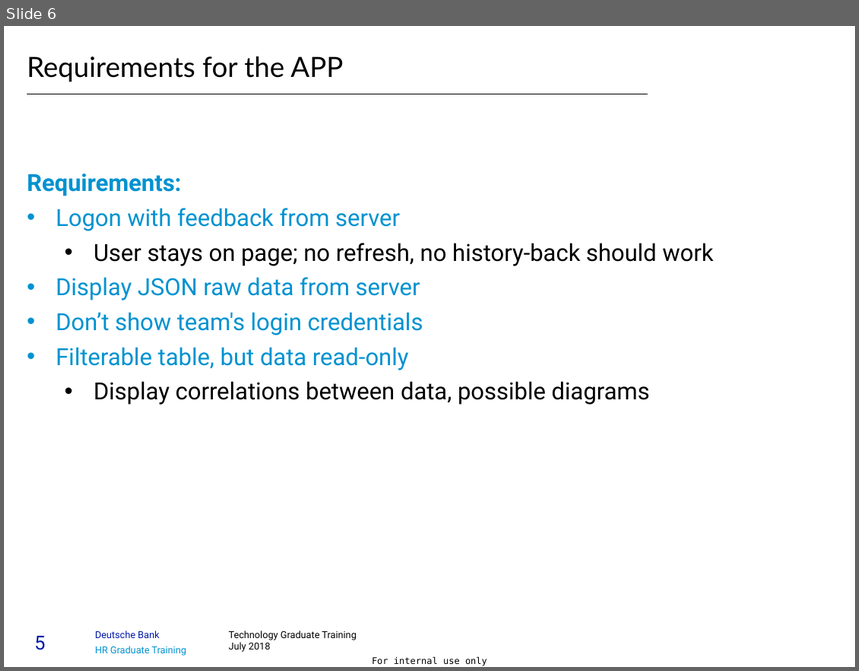
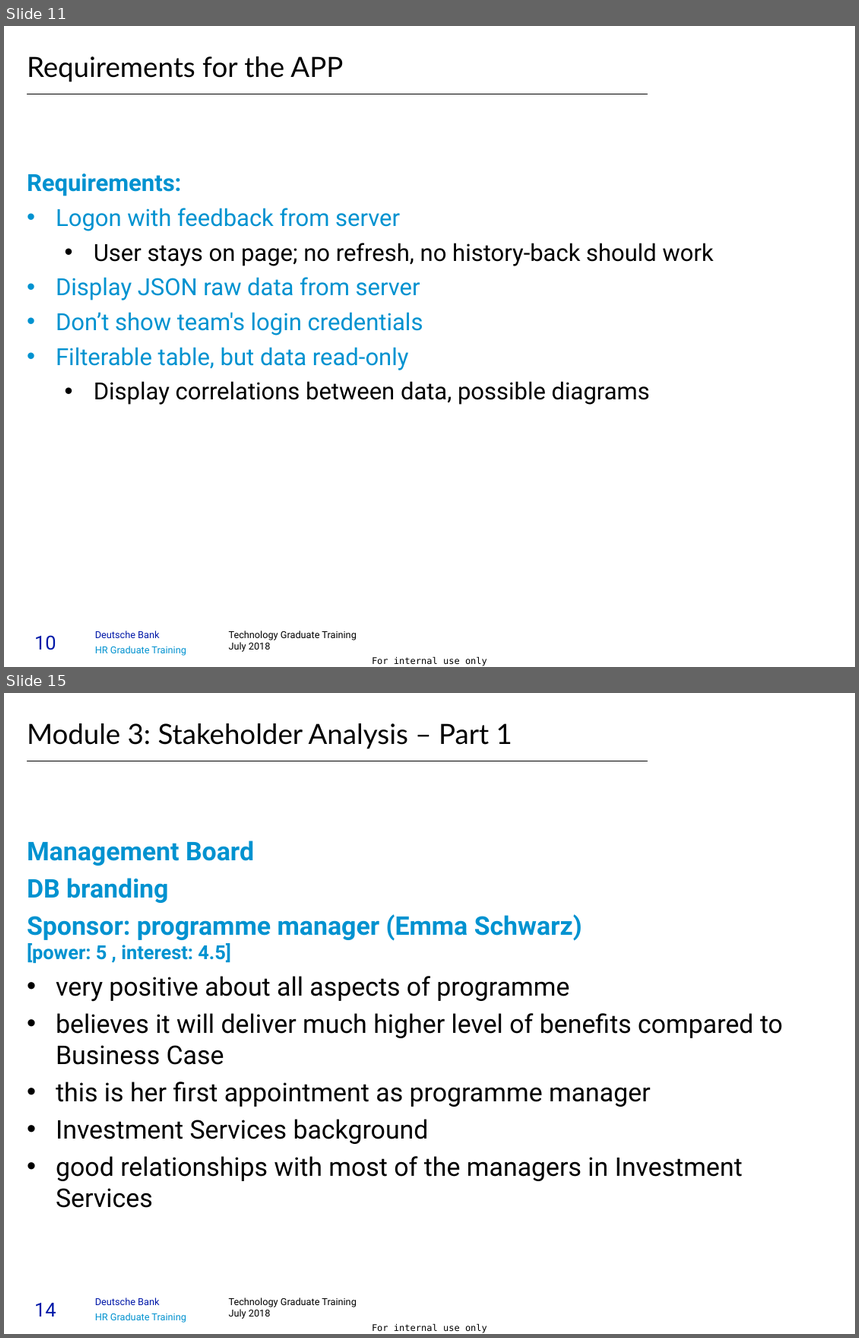
Before and after one commit to timurbaev1996/case_study, a slide deck: business/FinalPresentationGroupC1_1.pptx. Shown one above the other, each under a label of ours: slide 6 before the commit, slides 11 and 15 after it; the slides between them are not shown. The pictures are 859x671 and 859x1338 pixels, drawn with LibreOffice and Linux fonts; fonts in the diff are those of the drawing. Boxes give left, top, right and bottom in pixels: in the first picture for what was removed or moved away, otherwise in the second. Text is boxed around its words. In the diff, an @@ line names an element or a change of style, - is before the commit and + after.

```diff
--- a/business/FinalPresentationGroupC1_1.pptx
+++ b/business/FinalPresentationGroupC1_1.pptx
@@ slide 15 added at [4,693,855,1334], background #FFFFFF; not listed: 5 template elements that a slide beside it also shows @@
@@ title added at [27,723,512,749], 26 pt, text #000000 @@
+Module 3: Stakeholder Analysis – Part 1
@@ line added from (27, 761) to (648, 761), #000000 1 pt @@
@@ text added at [27,840,783,1208], 24 pt, text #000000 @@
+Management Board
+DB branding
+Sponsor: programme manager (Emma Schwarz)
+[power: 5 , interest: 4.5]
+  • very positive about all aspects of programme
+  • believes it will deliver much higher level of benefits compared to Business Case
+  • this is her first appointment as programme manager
+  • Investment Services background
+  • good relationships with most of the managers in Investment Services
@@ what was slide 6 is now slide 11 @@
@@ page number at [34,635,56,650]: text changed @@
-5
+10
```
Also in this commit, not shown: 6 slides changed, 10 other slides added, 2 slides removed, 3 other files.
